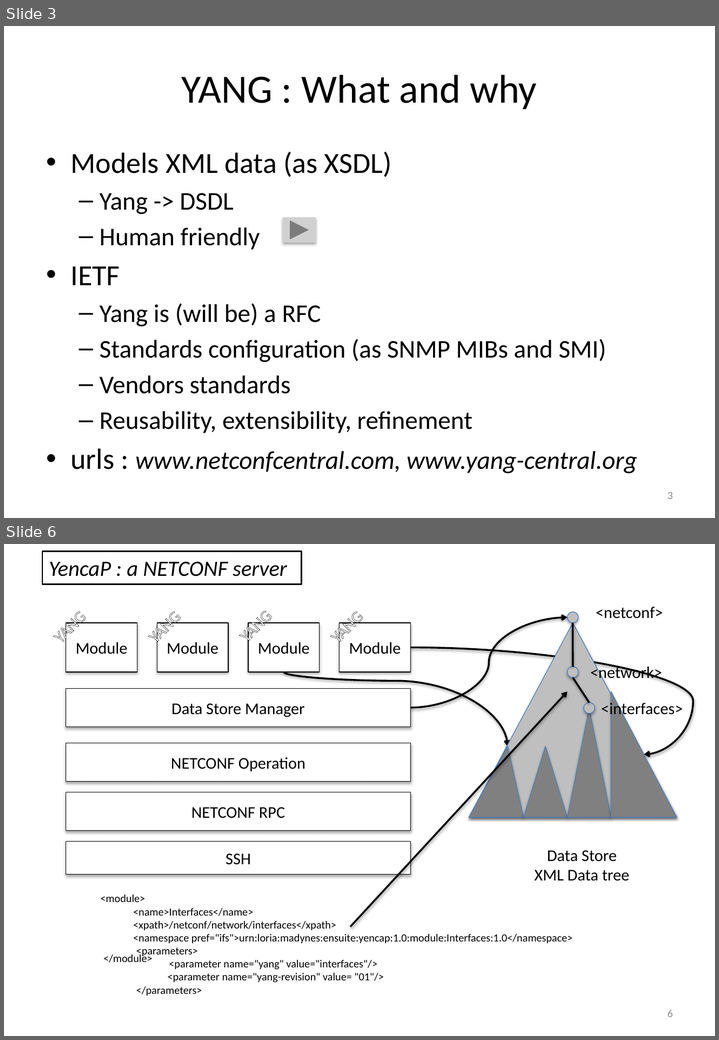
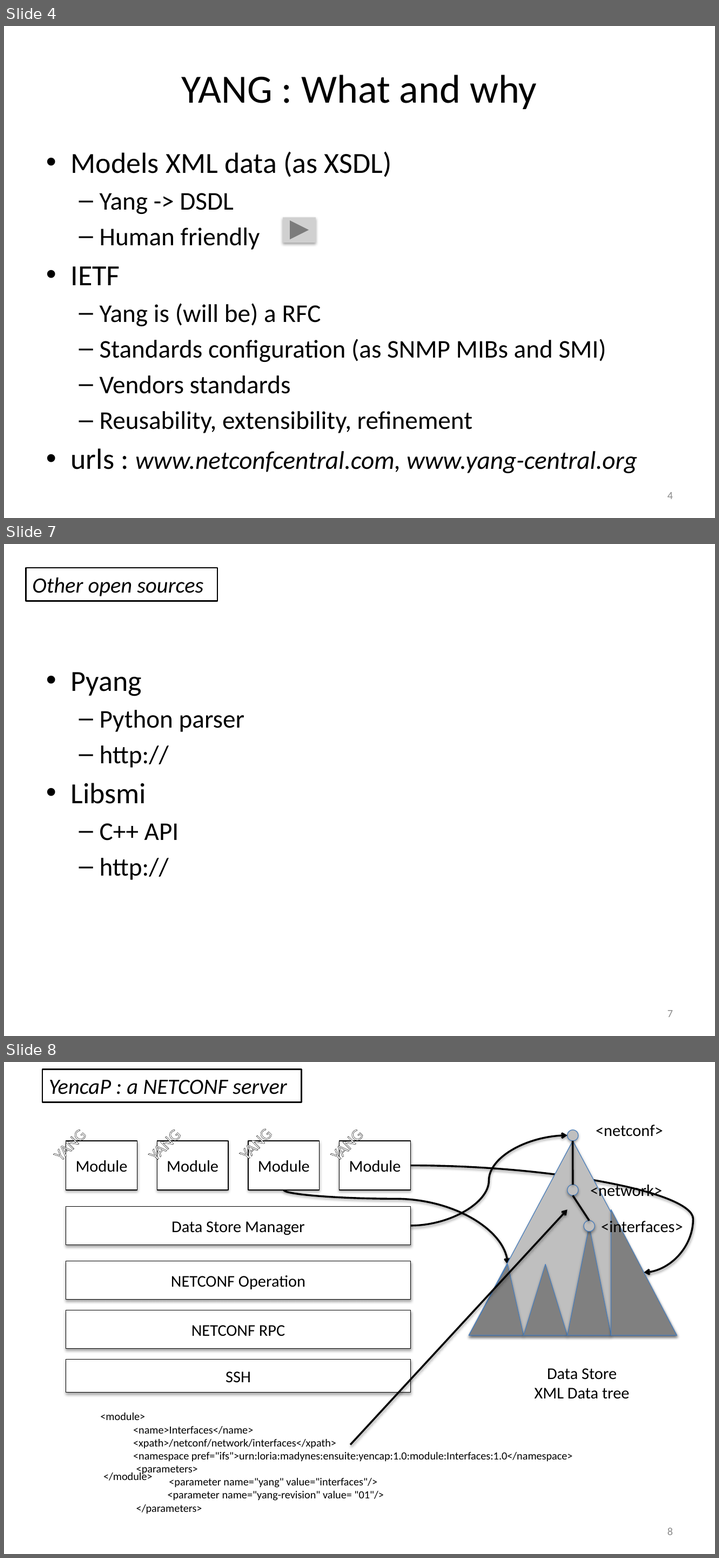
Before and after one commit to AaronNGray/jYang, a slide deck: yang-manager/reports/YangArchiAnimatedCameraReady2.pptx. Shown one above the other, each under a label of ours: slides 3 and 6 before the commit, slides 4, 7 and 8 after it; the slides between them are not shown. The pictures are 719x1040 and 719x1558 pixels, drawn with LibreOffice and Linux fonts; fonts in the diff are those of the drawing; grey boxes stand for pictures. Boxes give left, top, right and bottom in pixels: in the first picture for what was removed or moved away, otherwise in the second. Text is boxed around its words. In the diff, an @@ line names an element or a change of style, - is before the commit and + after.

```diff
--- a/yang-manager/reports/YangArchiAnimatedCameraReady2.pptx
+++ b/yang-manager/reports/YangArchiAnimatedCameraReady2.pptx
@@ slide 7 added at box(4, 544, 715, 1036), background #FFFFFF @@
@@ rectangle added at box(26, 568, 217, 601), outline #000000 1.5 pt, 24 pt, text #000000, italic @@
+Other open sources
@@ text added at box(71, 672, 244, 880), 28 pt, text #000000 @@
+• Pyang
+  – Python parser
+  – http://
+• Libsmi
+  – C++ API
+  – http://
@@ page number added at box(667, 1010, 673, 1017), 12 pt, text #8C8C8C @@
+7
@@ what was slide 3 is now slide 4 @@
@@ page number at box(667, 492, 673, 499): text changed @@
-3
+4
@@ what was slide 6 is now slide 8 @@
@@ page number at box(667, 1527, 673, 1535): text changed @@
-6
+8
```
Also in this commit, not shown: 2 slides changed, 1 other slide added.
